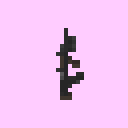
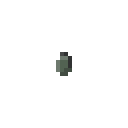
Layer changes from the first w=128, h=128 image to the second:
removed layer "oc-15-item.xcf" over left=0, top=0, right=128, bottom=128
painted on "Tło" over left=0, top=0, right=128, bottom=128
